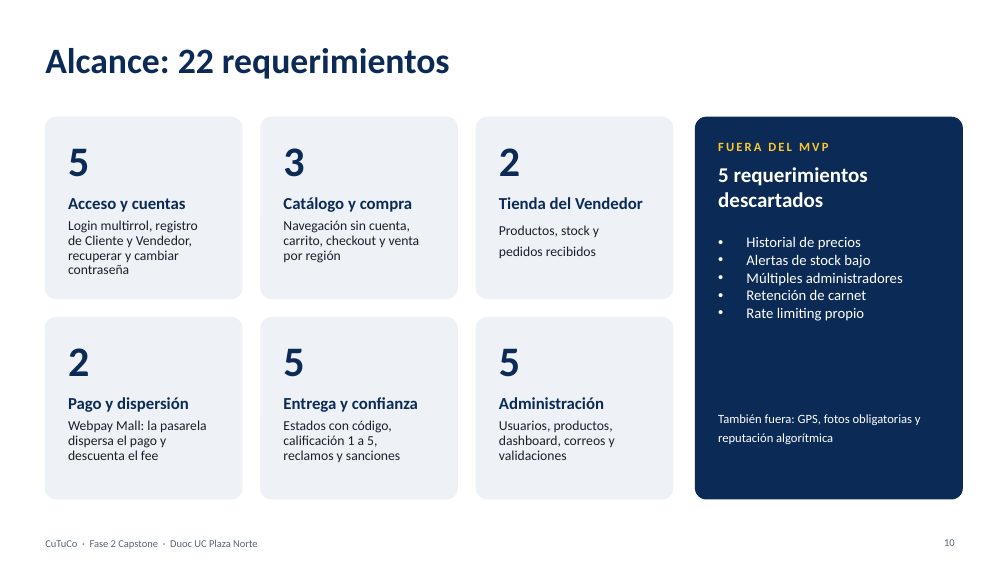
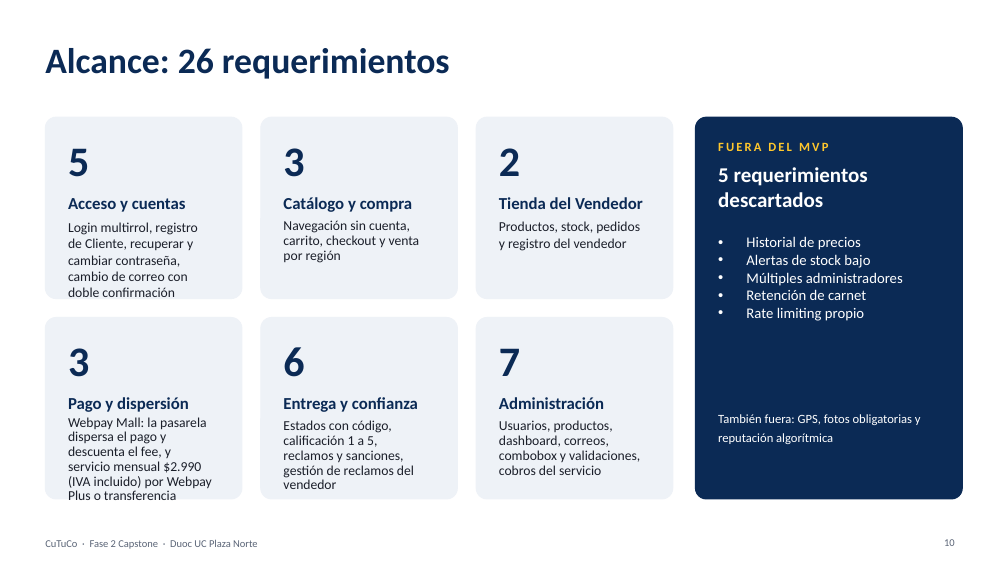
Before and after one commit to VichRo2005/cultiva_tu_compra, a slide deck: slide 10 of Fase 2/Evidencias Proyecto/Presentación Proyecto/CuTuCo Fase2.pptx. Drawn at 1008x567 pixels with LibreOffice and Linux fonts; fonts in the diff are those of the drawing; background and template pictures are left out. Boxes give left, top, right and bottom in pixels: in the first picture for what was removed or moved away, otherwise in the second. Text is boxed around its words. In the diff, an @@ line names an element or a change of style, - is before the commit and + after.

```diff
--- a/Fase 2/Evidencias Proyecto/Presentación Proyecto/CuTuCo Fase2.pptx
+++ b/Fase 2/Evidencias Proyecto/Presentación Proyecto/CuTuCo Fase2.pptx
@@ text at box(45, 48, 450, 79): text changed @@
-Alcance: 22 requerimientos
+Alcance: 26 requerimientos
@@ text at box(68, 222, 197, 297): text changed @@
-Login multirrol, registro de Cliente y Vendedor, recuperar y cambiar contraseña
+Login multirrol, registro de Cliente, recuperar y cambiar contraseña, cambio de correo con doble confirmación
@@ text at box(499, 221, 640, 251): text changed @@
-Productos, stock y pedidos recibidos
+Productos, stock, pedidos y registro del vendedor
@@ text at box(68, 348, 89, 377): text changed @@
-2
+3
@@ text at box(283, 347, 304, 377): text changed @@
-5
+6
@@ text at box(499, 348, 520, 376): text changed @@
-5
+7
@@ text at box(68, 417, 212, 500): text changed @@
-Webpay Mall: la pasarela dispersa el pago y descuenta el fee
+Webpay Mall: la pasarela dispersa el pago y descuenta el fee, y servicio mensual $2.990 (IVA incluido) por Webpay Plus o transferencia
@@ text at box(283, 420, 414, 489): text changed @@
-Estados con código, calificación 1 a 5, reclamos y sanciones
+Estados con código, calificación 1 a 5, reclamos y sanciones, gestión de reclamos del vendedor
@@ text at box(499, 420, 640, 475): text changed @@
-Usuarios, productos, dashboard, correos y validaciones
+Usuarios, productos, dashboard, correos, combobox y validaciones, cobros del servicio
```
Also in this commit, not shown: 17 other slides changed, 12 other files.
